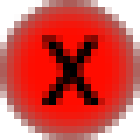
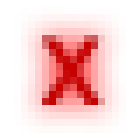
Revision of a layered (140, 140) image; what changed, layer by layer:
added layer "x" (1st of 3) above "x" over [42, 35, 105, 105]
hid "x" (2nd of 3), painted on it over [42, 35, 105, 105]
showed "x" (3rd of 3) over [42, 35, 105, 105]
hid "Layer 2 copy" over [0, 0, 140, 140]
hid "Layer 2" over [0, 0, 140, 140]
